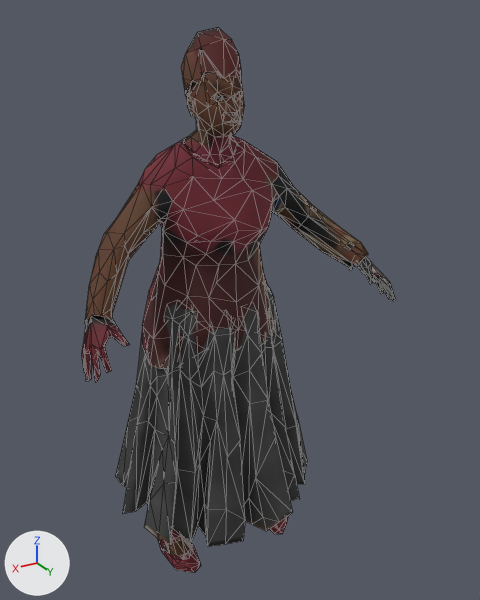
Two versions of the glTF model public/models/humans/npc_woman_elder_lod1.glb, one commit apart.
Camera for both pictures: a 50 mm camera at (0.906, 1.714, 1.686) aimed at (-0.074, 0.08, 0.869). The axes (+X, +Y, +Z) are drawn at lower left. The lights are the same throughout. The picture after the commit comes second. Mesh edges are drawn as thin lines. Vertices at exactly the same position are counted once.

In view in the first picture: 'npc_woman_elder_lod1'.
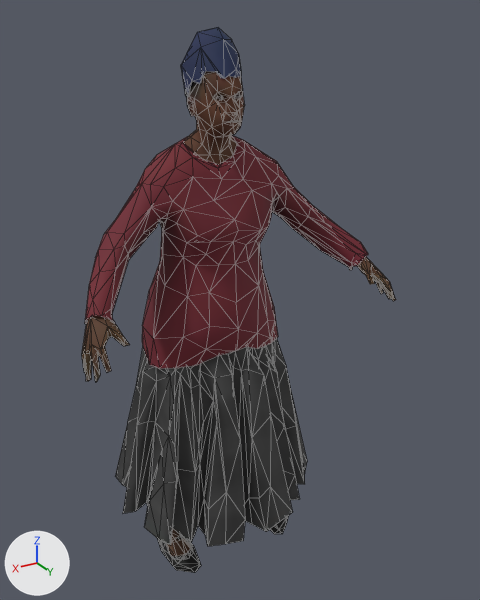
What differs and where, as boxes [x1, y1, x2, y2] in the pictures (480 x 600 px; the box of a moved part takes in the faces that stretch with it):
part 1 of me_npc_woman_elder_001, moved or reshaped: [93, 245, 375, 546] in both
part 2 of me_npc_woman_elder_001, reshaped: before [181, 33, 218, 107]; after [181, 33, 200, 90]
part 3 of me_npc_woman_elder_001, surface changed: [82, 27, 396, 573] in both

What changed in the scene script:
```text
Change me_npc_woman_elder_001:
    used by ob_npc_woman_elder_lod1; location = (0.0, 0.0, 0.0)
    remove me_npc_woman_elder_001.from_pydata(...)  # 1349 vertices, 2000 faces; spans x -0.5..0.5, y -0.24..0.36, z -0.01..1.65
    add me_npc_woman_elder_001.from_pydata(...)  # 1347 vertices, 2000 faces; spans x -0.5..0.5, y -0.24..0.36, z -0.01..1.65
    me_npc_woman_elder_001 part 1: 19 vertices moved from x -0.25..0.21, y -0.11..0.2, z 0.02..0.92 to x -0.25..0.2, y -0.11..0.2, z 0.02..0.92; 116 vertices removed from x -0.41..0.38, y -0.16..0.31, z 0.02..1.07; 117 vertices added at x -0.4..0.35, y -0.16..0.3, z 0.02..1.08
    me_npc_woman_elder_001 part 2: 4 vertices removed from x -0.07..0.07, y 0.03..0.13, z 1.45..1.59; 1 vertex added at x 0.07, y 0.02, z 1.56
    me_npc_woman_elder_001 part 3: 1510 kept faces spanning x -0.5..0.5, y -0.24..0.36, z -0.01..1.65 get new texture (UV) coordinates
```
